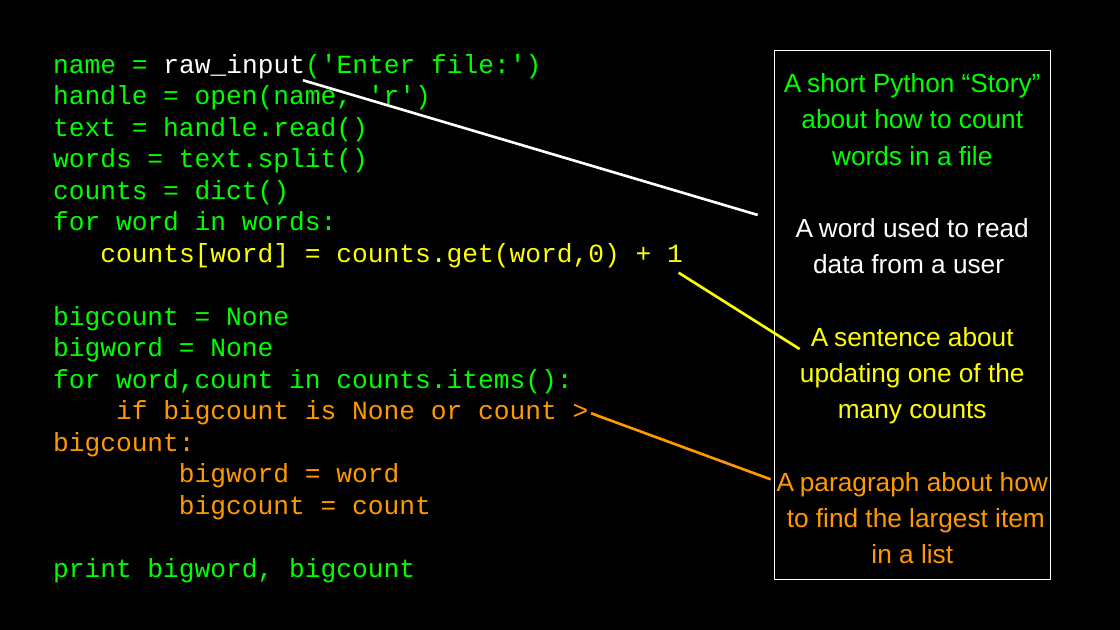
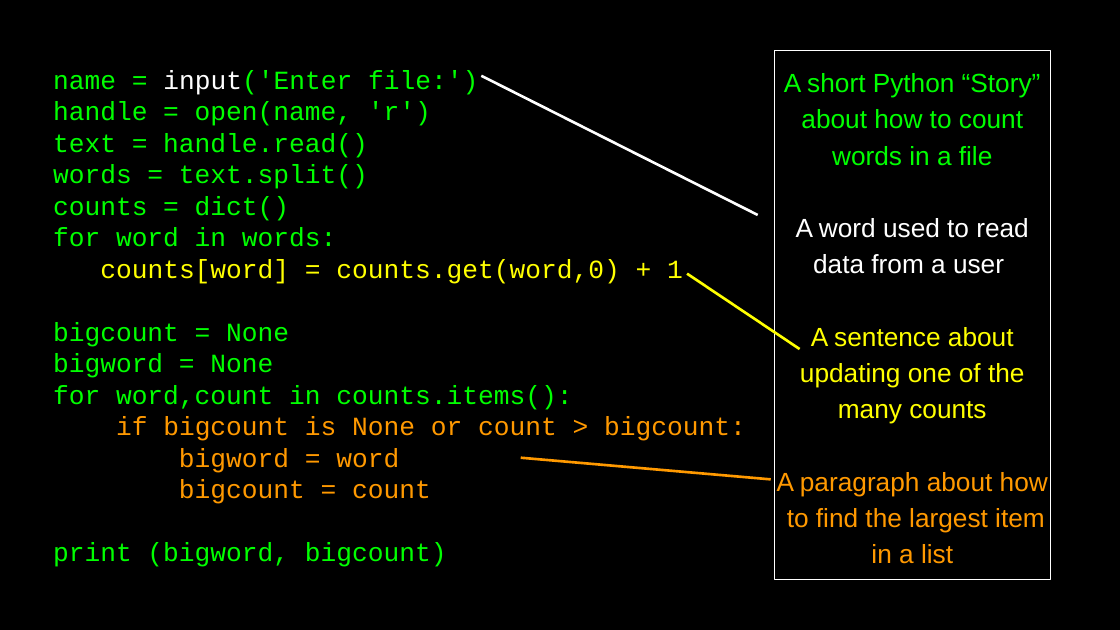
Before and after one commit to csev/py4e, a slide deck: slide 45 of lectures3/Pythonlearn-01-Intro.pptx. Drawn at 1120x630 pixels with LibreOffice and Linux fonts; fonts in the diff are those of the drawing. Boxes give left, top, right and bottom in pixels: in the first picture for what was removed or moved away, otherwise in the second. Text is boxed around its words. In the diff, an @@ line names an element or a change of style, - is before the commit and + after.

```diff
--- a/lectures3/Pythonlearn-01-Intro.pptx
+++ b/lectures3/Pythonlearn-01-Intro.pptx
@@ text at <box>53,70,478,95</box>: text changed @@
-name = raw_input('Enter file:')
+name = input('Enter file:')
@@ line moved from (303, 80) - (758, 215) to (481, 76) - (758, 215) @@
@@ line moved from (678, 273) - (799, 349) to (687, 273) - (799, 349) @@
@@ line moved from (591, 413) - (770, 479) to (521, 458) - (770, 479) @@
@@ text at <box>53,543,447,567</box>: text changed @@
-print bigword, bigcount
+print (bigword, bigcount)
```
Also in this commit, not shown: 3 other slides changed.
